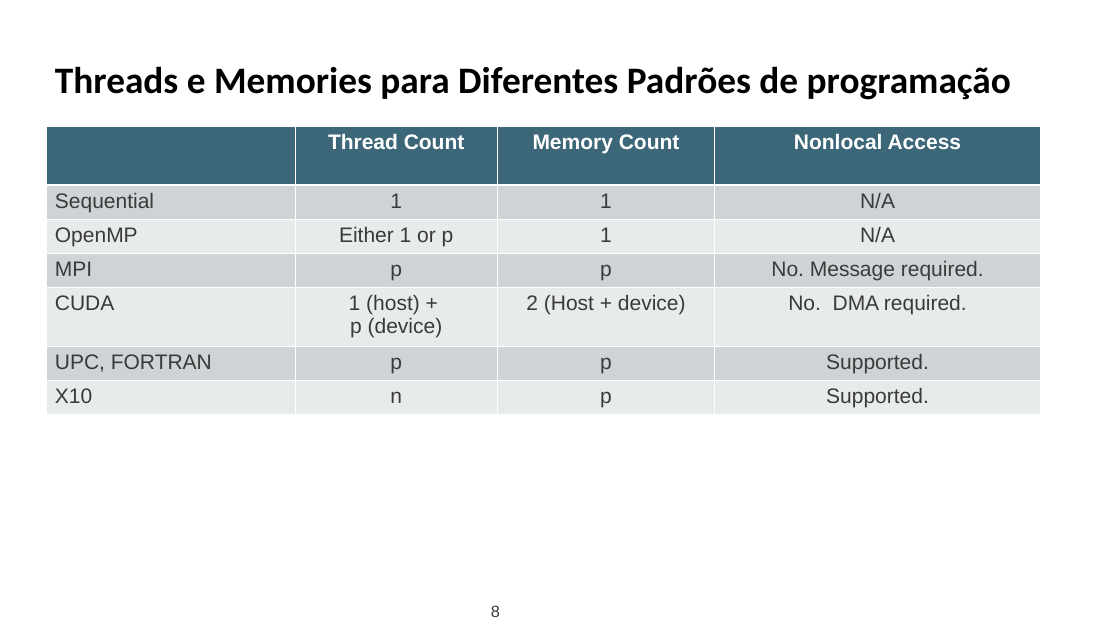
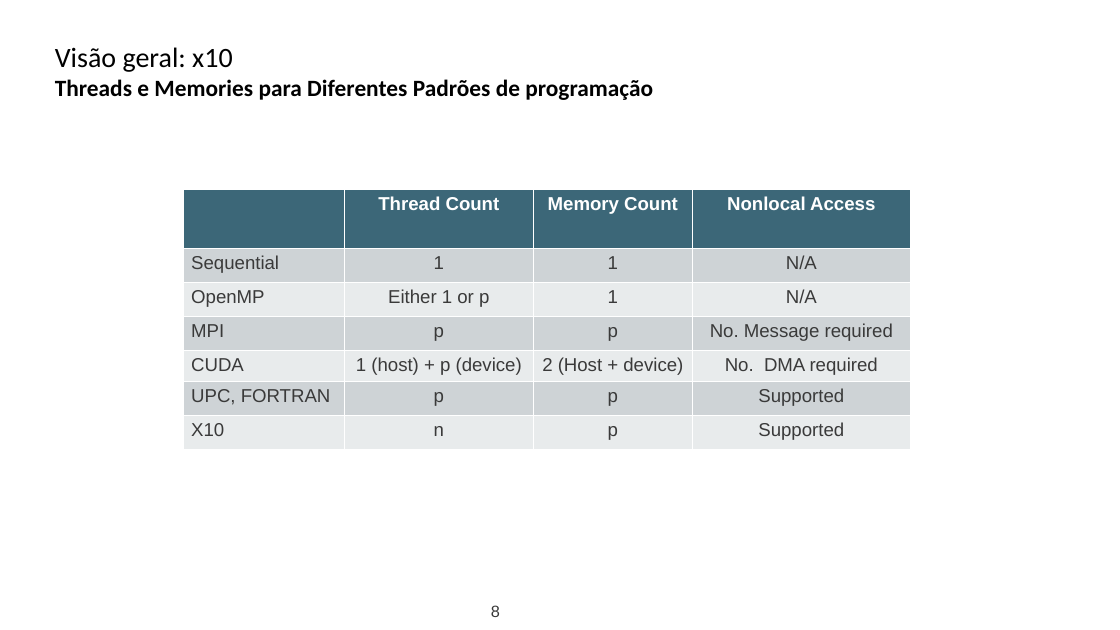
Before and after one commit to lquatrin/inf2591, a slide deck: slide 8 of x10.pptx. Drawn at 1120x630 pixels with LibreOffice and Linux fonts; fonts in the diff are those of the drawing. Boxes give left, top, right and bottom in pixels: in the first picture for what was removed or moved away, otherwise in the second. Text is boxed around its words. In the diff, an @@ line names an element or a change of style, - is before the commit and + after.

Commit message:
apresentação

```diff
--- a/x10.pptx
+++ b/x10.pptx
@@ text at (55,47,232,72): paragraph added @@
+Visão geral: x10
@@ text at (55,79,653,100): size 32 to 20 pt in "Threads e Memories para Diferentes Padrões de ..." @@
@@ table at (183,189,911,449) @@
-row 4, column 4: No. Message required.
+row 4, column 4: No. Message required
-row 5, column 2: 1 (host) + / p (device)
+row 5, column 2: 1 (host) + p (device)
-row 5, column 4: No. DMA required.
+row 5, column 4: No. DMA required
-row 6, column 4: Supported.
+row 6, column 4: Supported
-row 7, column 4: Supported.
+row 7, column 4: Supported
@@ size 18 to 16 pt in "Thread Count", "Memory Count", "Nonlocal Access", "Sequential" and 18 more places @@
@@ table: place and size @@
-table at (47,126,1042,414)
+table at (183,189,911,449)
```
Also in this commit, not shown: 22 other slides changed, 2 slides added, 2 slides removed.
